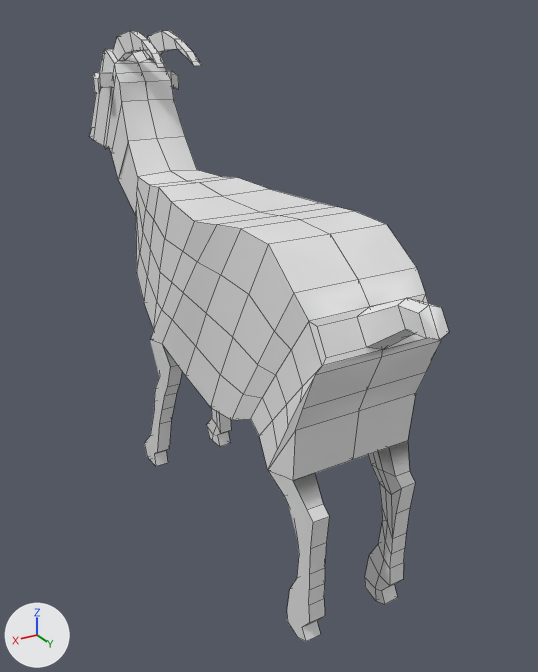
The FBX model Assets/Models/goat.fbx, before and after one commit.
Rendered twice from a 50 mm camera at (1.813, 3.213, 2.778) aimed at (-0.168, -0.09, 1.127). Arrows for +X, +Y and +Z are at lower left; the lights stay in place. Mesh edges are drawn as thin lines.
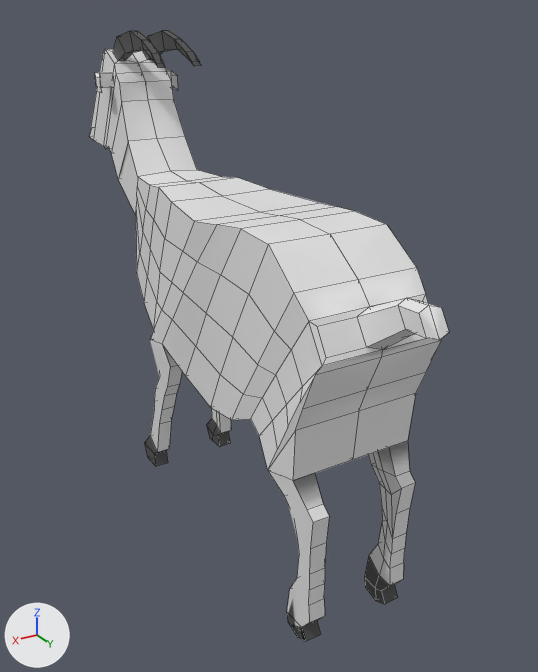
Where the change shows, as pixel boxes (x1, y1, x2, y2) in the pictures (538 x 672 px; the box of a moved part takes in the faces that stretch with it):
part 1 of me_plane, added
    after: (144, 436, 157, 466)
part 2 of me_plane, added
    after: (288, 622, 306, 642)
part 3 of me_plane, moved or reshaped
    before: (93, 71, 179, 93)
    after: (95, 71, 178, 92)
part 4 of me_plane, recoloured
    both: (113, 30, 398, 641)

Diff of the bpy script that builds the scene:
```diff
--- a/Assets/Models/goat.fbx.py
+++ b/Assets/Models/goat.fbx.py
@@ mat_material @@
+mat_material = principled_material('Material')
+mat_material.base_color = (0.8, 0.8, 0.8)  # white #e7e7e7
@@ mat_material_001 @@
+mat_material_001 = principled_material('Material.001')
+mat_material_001.base_color = (0.07, 0.07, 0.07)  # dark grey #4b4b4b
@@ mat_material_002 @@
+mat_material_002 = principled_material('Material.002')
+mat_material_002.base_color = (0.8, 0.8, 0.8)  # white #e7e7e7
@@ me_plane @@
 # used by ob_plane; location = (0.0, 0.0, 0.0)
 # verts and faces of me_plane; kept vertices keep their numbers, new ones are numbered from 509
 # before: 24 (-0.27, -0.89, 0.21), 25 (-0.28, -0.78, 0.14) at pixel (231, 430), 26 (-0.28, -1.0, 0.1), 27 (-0.28, -0.83, 0.1) at pixel (228, 431), 28 (-0.28, -0.96, 0.01)
 # before: 29 (-0.28, -0.8, 0.02) at pixel (230, 443), 313 (0.27, -0.89, 0.21) at pixel (150, 435), 314 (0.28, -0.78, 0.14) at pixel (157, 452), 315 (0.28, -1.0, 0.1) at pixel (144, 442), 316 (0.28, -0.83, 0.1) at pixel (154, 453)
 # before: 317 (0.28, -0.96, 0.01) at pixel (147, 456), 318 (0.28, -0.8, 0.02) at pixel (155, 466)
 # before: 61 (-0.28, 0.83, 0.1), 62 (-0.28, 0.96, 0.11) at pixel (394, 584), 63 (-0.28, 0.84, 0.04), 64 (-0.28, 1.0, 0.05) at pixel (397, 597), 65 (-0.28, 0.93, 0.02)
 # before: 350 (0.28, 0.83, 0.1) at pixel (286, 611), 351 (0.28, 0.96, 0.11) at pixel (301, 627), 352 (0.28, 0.84, 0.04) at pixel (287, 621), 353 (0.28, 1.0, 0.05) at pixel (305, 641), 354 (0.28, 0.93, 0.02) at pixel (297, 637)
 # before: 183 (-0.26, -1.45, 2.43), 184 (-0.26, -1.45, 2.35) at pixel (173, 88), 185 (-0.26, -1.36, 2.35) at pixel (178, 89), 186 (-0.26, -1.36, 2.43) at pixel (178, 75), 407 (0.26, -1.45, 2.43) at pixel (93, 77)
 # before: 408 (0.26, -1.45, 2.35) at pixel (94, 92), 409 (0.26, -1.36, 2.35) at pixel (99, 93), 410 (0.26, -1.36, 2.43) at pixel (98, 78)
-me_plane.from_pydata(...)  # 509 vertices, 486 faces; spans x -0.36..0.36, y -2.0..1.4, z 0.01..2.7
+me_plane.from_pydata(...)  # 509 vertices, 492 faces; spans x -0.36..0.36, y -2.0..1.4, z 0.01..2.7
+# me_plane part 1
+faces += [(313, 314, 316, 315), (315, 316, 318, 317), (26, 28, 29, 27), (24, 26, 27, 25)]  # mat_material_001 (dark grey #4b4b4b)
+# me_plane part 2
+faces += [(350, 351, 353, 354, 352), (61, 63, 65, 64, 62)]  # mat_material_001 (dark grey #4b4b4b)
+# me_plane part 3
+for i in [*range(183, 187)]: verts[i] += (0.01, 0.02, 0.0)
+verts[407] = (0.26, -1.42, 2.44)  # moved, pixel (95, 76)
+verts[408] = (0.26, -1.42, 2.35)  # moved, pixel (96, 91)
+verts[409] = (0.26, -1.34, 2.35)  # moved, pixel (101, 92)
+verts[410] = (0.26, -1.34, 2.44)  # moved, pixel (100, 77)
+# me_plane part 4: 82 faces spanning x -0.28..0.28, y -1.46..1.02, z 0.01..2.7 switch from no material to mat_material_001 (dark grey #4b4b4b)
+me_plane.materials.append(mat_material)  # white #e7e7e7
+me_plane.materials.append(mat_material_002)  # white #e7e7e7
```
